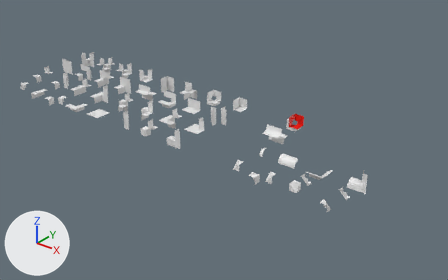
What one commit did to the FBX model Assets/Art/Test/MarchingCubesResults.fbx.
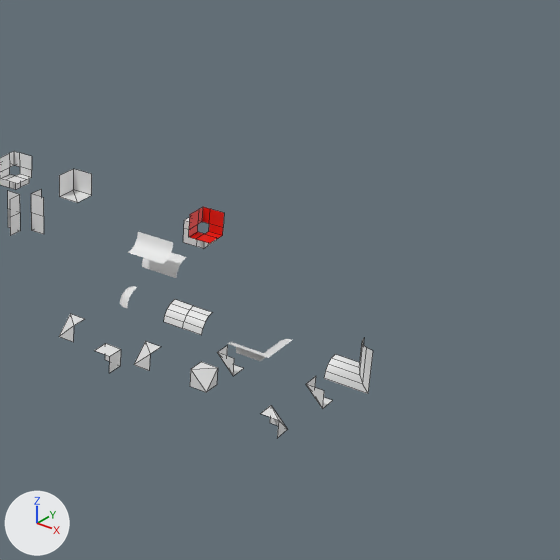
Old and new are each drawn whole from a 50 mm camera at (35.12, -21.91, 14.63) aimed at (14.7, 3.62, -1.2) and again close up on the part from 46% to 100% of the width and 9% to 95% of the height. Arrows for +X, +Y and +Z are at lower left; the lights stay in place. The close-ups show mesh edges as thin lines. Where no turn or scale is listed for an object, it has been applied to the vertices.
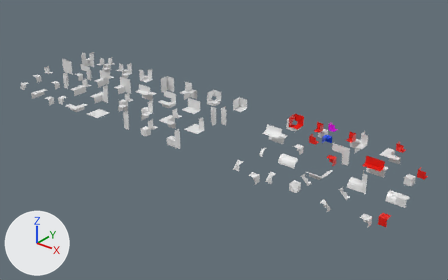
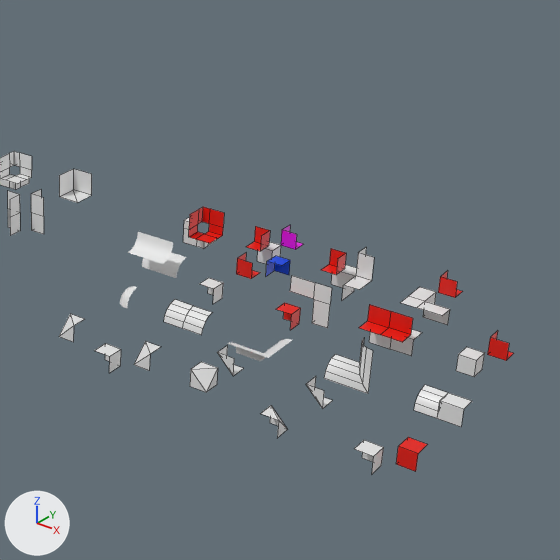
The change, as a diff of the scene's bpy script:
```diff
--- a/Assets/Art/Test/MarchingCubesResults.fbx.py
+++ b/Assets/Art/Test/MarchingCubesResults.fbx.py
@@ me_cube_009 @@
+me_cube_009.from_pydata([(0.1, 0.5, -0.5), (0.5, 0.5, -0.1), (0.5, 0.1, -0.5), (0.1, 0.5, -0.1), (0.5, 0.1, -0.1), (0.1, 0.1, -0.5), (0.1, 0.1, -0.1), (-0.1, -0.5, -0.5), (-0.5, -0.5, -0.1), (-0.5, -0.1, -0.5), (-0.1, -0.5, -0.1), (-0.5, -0.1, -0.1), (-0.1, -0.1, -0.5), (-0.1, -0.1, -0.1)], [], [(0, 5, 6, 3), (1, 3, 6, 4), (4, 6, 5, 2), (7, 12, 13, 10), (8, 10, 13, 11), (11, 13, 12, 9)])
+for i in [0, 1, 2]: me_cube_009.polygons[i].material_index = 1
+me_cube_009.materials.append(mat_material)  # white #e7e7e7
+me_cube_009.materials.append(mat_material2)  # red #e71300
@@ me_cube_008 @@
+me_cube_008.from_pydata([(0.5, 0.1, 0.5), (0.5, 0.5, 0.1), (0.1, 0.5, 0.5), (0.5, 0.1, 0.1), (0.1, 0.5, 0.1), (0.1, 0.1, 0.5), (0.1, 0.1, 0.1), (-0.5, 0.1, -0.5), (-0.5, 0.5, -0.1), (-0.1, 0.5, -0.5), (-0.5, 0.1, -0.1), (-0.1, 0.5, -0.1), (-0.1, 0.1, -0.5), (-0.1, 0.1, -0.1)], [], [(4, 6, 5, 2), (0, 5, 6, 3), (1, 3, 6, 4), (11, 13, 12, 9), (7, 12, 13, 10), (8, 10, 13, 11)])
+for i in [0, 1, 2]: me_cube_008.polygons[i].material_index = 1
+me_cube_008.materials.append(mat_material)  # white #e7e7e7
+me_cube_008.materials.append(mat_material2)  # red #e71300
@@ me_cube_010 @@
+me_cube_010.from_pydata([(0.5, 0.1, 0.5), (0.5, 0.5, 0.1), (0.1, 0.5, 0.5), (0.5, 0.1, 0.1), (0.1, 0.5, 0.1), (0.1, 0.1, 0.5), (0.1, 0.1, 0.1), (-0.1, -0.5, -0.5), (-0.5, -0.5, -0.1), (-0.5, -0.1, -0.5), (-0.1, -0.5, -0.1), (-0.5, -0.1, -0.1), (-0.1, -0.1, -0.5), (-0.1, -0.1, -0.1)], [], [(4, 6, 5, 2), (0, 5, 6, 3), (1, 3, 6, 4), (11, 13, 12, 9), (7, 12, 13, 10), (8, 10, 13, 11)])
+for i in [0, 1, 2]: me_cube_010.polygons[i].material_index = 1
+me_cube_010.materials.append(mat_material)  # white #e7e7e7
+me_cube_010.materials.append(mat_material2)  # red #e71300
@@ ob_cube_91_001 @@
+ob_cube_91_001 = bpy.data.objects.new('Cube_91.001', me_cube_028)  # 20 vertices, 9 faces; spans x -0.5..0.5, y -0.5..0.5, z -0.5..0.5; in mat_material (white #e7e7e7), mat_material2 (red #e71300)
+ob_cube_91_001.location = (22.0, 6.0, 0.0)
@@ ob_cube_5_002 @@
+ob_cube_5_002 = bpy.data.objects.new('Cube_5.002', me_cube_009)
+ob_cube_5_002.location = (26.0, 0.0, 0.0)
@@ ob_cube_30_001 @@
+ob_cube_30_001 = bpy.data.objects.new('Cube_30.001', me_cube_012)  # 18 vertices, 8 faces; spans x -0.5..0.5, y -0.5..0.5, z -0.5..0.5; in mat_material (white #e7e7e7), mat_material2 (red #e71300)
+ob_cube_30_001.location = (24.0, 6.0, 0.0)
@@ ob_cube_3_002 @@
+ob_cube_3_002 = bpy.data.objects.new('Cube_3.002', me_cube_006)  # 14 vertices, 10 faces; spans x -0.5..0.5, y 0.1..0.5, z -0.5..-0.1; in mat_material (white #e7e7e7)
+ob_cube_3_002.location = (26.0, 2.0, 0.0)
@@ ob_cube_53_001 @@
+ob_cube_53_001 = bpy.data.objects.new('Cube_53.001', me_cube_024)  # 18 vertices, 8 faces; spans x -0.5..0.5, y -0.5..0.5, z -0.5..0.5; in mat_material (white #e7e7e7), mat_material2 (red #e71300)
+ob_cube_53_001.location = (22.0, 4.0, 0.0)
@@ ob_cube_18_002 @@
+ob_cube_18_002 = bpy.data.objects.new('Cube_18.002', me_cube_008)
+ob_cube_18_002.location = (26.0, 4.0, 0.0)
@@ ob_cube_20_002 @@
+ob_cube_20_002 = bpy.data.objects.new('Cube_20.002', me_cube_010)
+ob_cube_20_002.location = (20.0, 4.0, 0.0)
@@ ob_cube_90_001 @@
+ob_cube_90_001 = bpy.data.objects.new('Cube_90.001', me_cube_027)  # 28 vertices, 12 faces; spans x -0.5..0.5, y -0.5..0.5, z -0.5..0.5; in mat_material (white #e7e7e7), mat_material2 (red #e71300), mat_material3 (blue #004ce7), mat_material4 (pink #e700e6)
+ob_cube_90_001.location = (20.0, 6.0, 0.0)
@@ ob_cube_60_002 @@
+ob_cube_60_002 = bpy.data.objects.new('Cube_60.002', me_cube_025)  # 18 vertices, 8 faces; spans x -0.5..0.5, y -0.5..0.5, z -0.5..0.5; in mat_material (white #e7e7e7), mat_material2 (red #e71300)
+ob_cube_60_002.location = (24.0, 4.0, 0.0)
```

Pixel boxes (x1, y1, x2, y2) of what changed, in the close-ups (560 x 560 px):
'Cube_60.002', added
    after: (359, 304, 422, 356)
'Cube_91.001', added
    after: (321, 247, 374, 300)
'Cube_53.001', added
    after: (276, 275, 332, 330)
'Cube_3.002', added
    after: (414, 385, 472, 427)
'Cube_90.001', added
    after: (246, 225, 303, 276)
'Cube_30.001', added
    after: (400, 271, 463, 325)
'Cube_5.002', added
    after: (355, 437, 428, 474)
'Cube_18.002', added
    after: (456, 331, 514, 377)
'Cube_20.002', added
    after: (200, 253, 259, 304)
